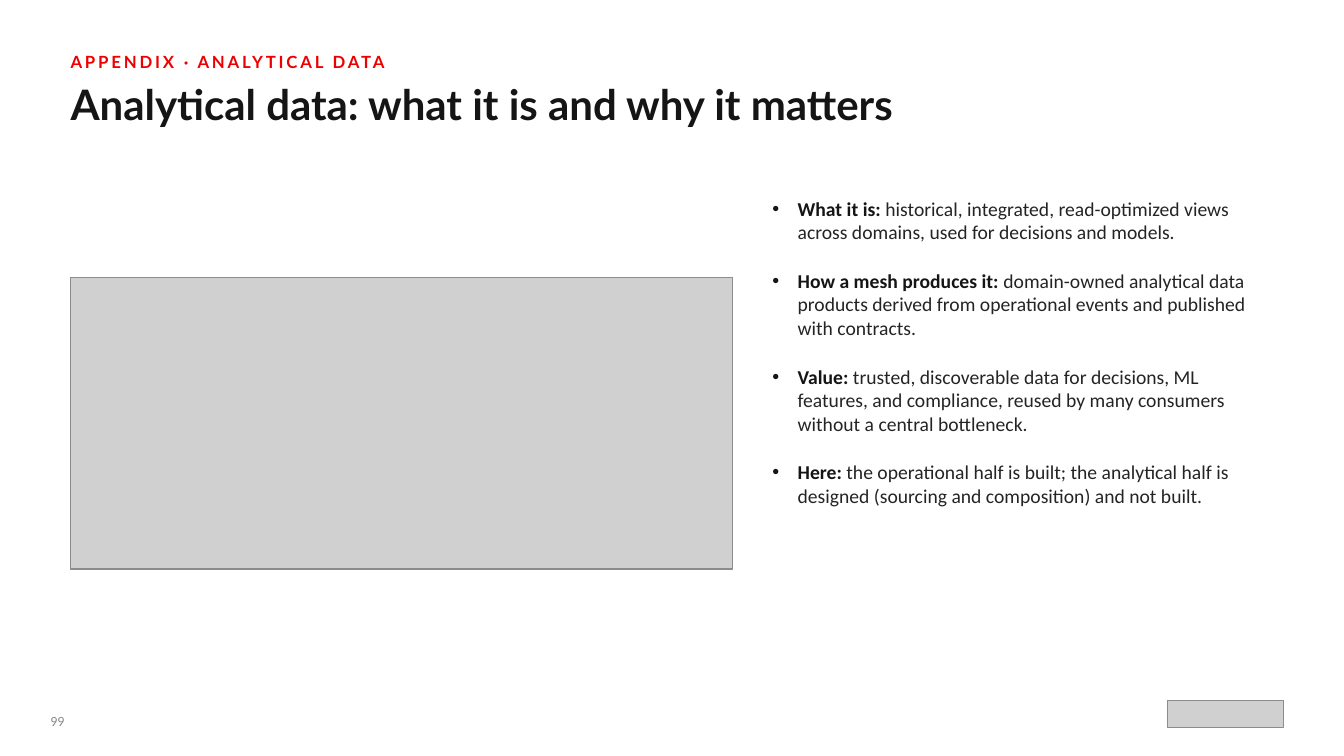
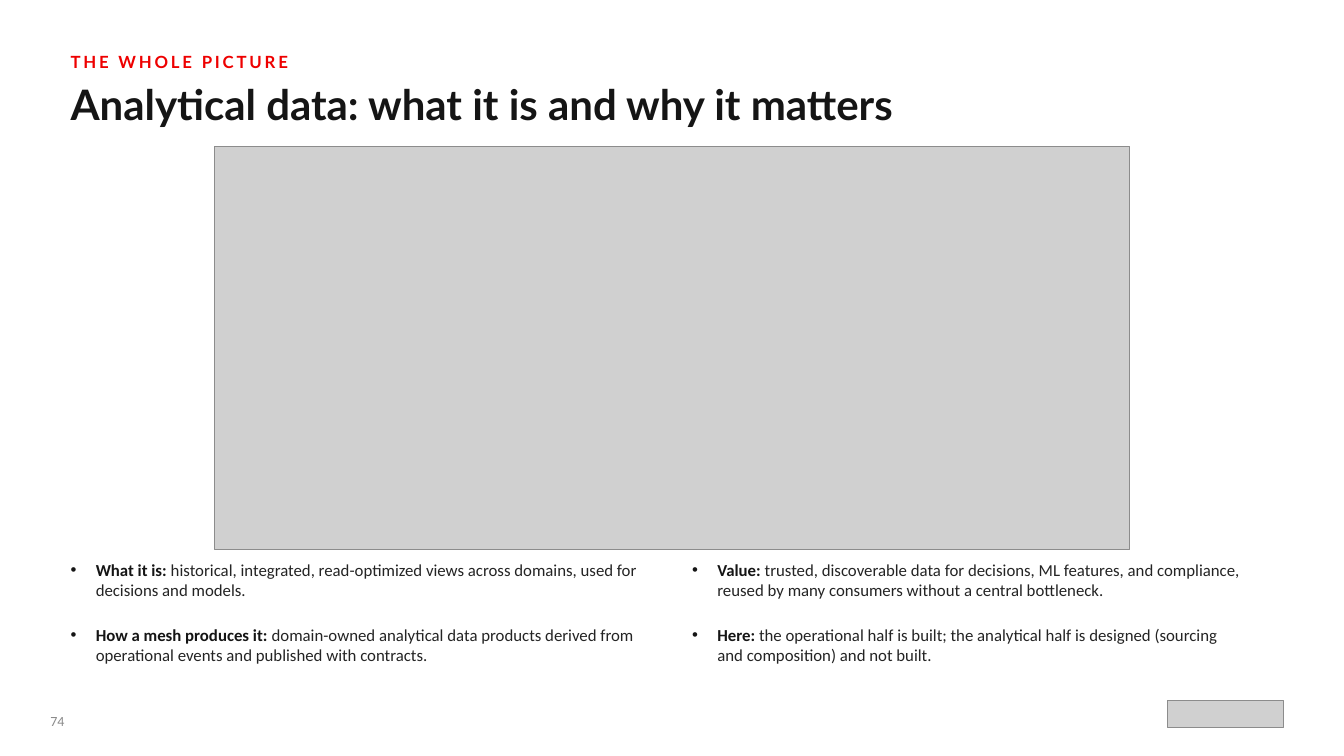
Before and after one commit to patterncatalyst/datamesh-reference-arch-quarkus, a slide deck: slide 75 of presentation/datamesh-201/Datamesh-201-Quarkus-r1.1.pptx (slide 100 before the commit). Drawn at 1344x756 pixels with LibreOffice and Linux fonts; fonts in the diff are those of the drawing; grey boxes stand for pictures. Boxes give left, top, right and bottom in pixels: in the first picture for what was removed or moved away, otherwise in the second. Text is boxed around its words. In the diff, an @@ line names an element or a change of style, - is before the commit and + after.

Commit message:
fix: address validation findings — @Blocking behavior, consistent JVM numbers, gRPC threading default, remaining wording, analytical-data close

```diff
--- a/presentation/datamesh-201/Datamesh-201-Quarkus-r1.1.pptx
+++ b/presentation/datamesh-201/Datamesh-201-Quarkus-r1.1.pptx
@@ text at [71, 55, 288, 68]: text changed @@
-APPENDIX · ANALYTICAL DATA
+THE WHOLE PICTURE
@@ picture: place and size @@
-picture at [71, 277, 732, 569]
+picture at [215, 146, 1130, 549]
@@ text at [798, 202, 1245, 335]: paragraphs removed @@
-• What it is: historical, integrated, read-optimized views across domains, used for decisions and models.
-• How a mesh produces it: domain-owned analytical data products derived from operational events and published with contracts.
@@ text added at [96, 564, 636, 664], 12 pt, text #242424 @@
+• What it is: historical, integrated, read-optimized views across domains, used for decisions and models.
+• How a mesh produces it: domain-owned analytical data products derived from operational events and published with contracts.
@@ text "Value: trusted, discoverable data for ...": place and size @@
-text "Value: trusted, discoverable data for ..." at [798, 202, 1245, 507]
+text "Value: trusted, discoverable data for ..." at [717, 564, 1239, 664]
@@ text "Value: trusted, discoverable data for ..." at [717, 564, 1239, 664]: size 14 to 12 pt @@
@@ text at [50, 717, 64, 726]: text changed @@
-99
+74
```
Also in this commit, not shown: 24 other slides changed, 24 other files.
